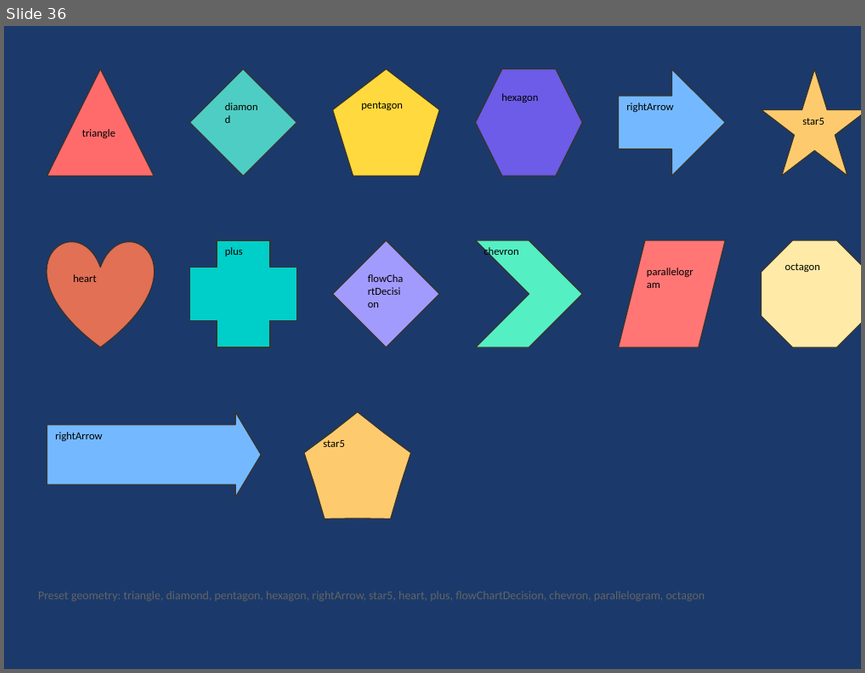
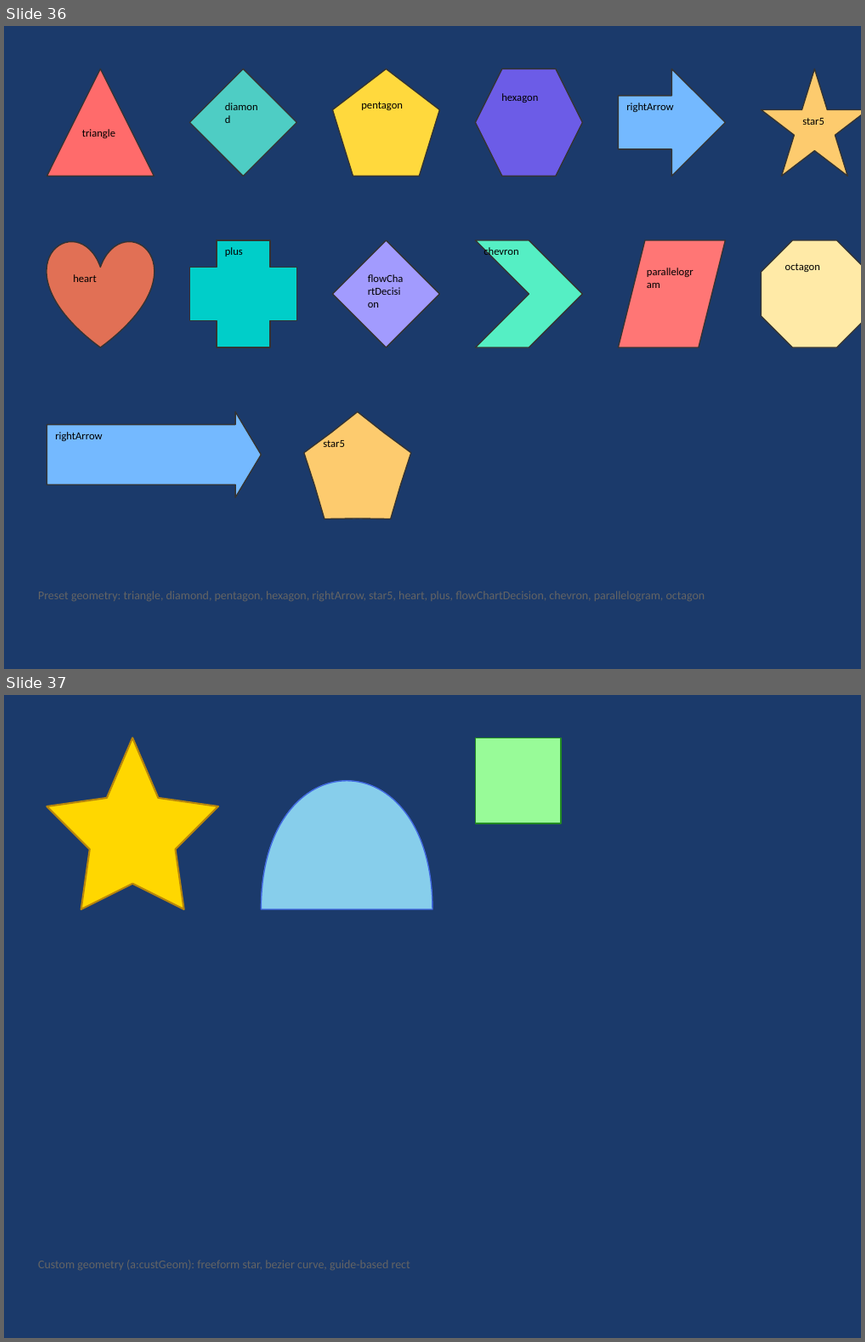
Before and after one commit to t-ujiie-g/pptx-svg, a slide deck: test_fixtures/test_features.pptx. Shown one above the other, each under a label of ours: slide 36 before the commit, slides 36 and 37 after it. The pictures are 865x673 and 865x1342 pixels, drawn with LibreOffice and Linux fonts; fonts in the diff are those of the drawing. Boxes give left, top, right and bottom in pixels: in the first picture for what was removed or moved away, otherwise in the second. Text is boxed around its words. In the diff, an @@ line names an element or a change of style, - is before the commit and + after.

```diff
--- a/test_fixtures/test_features.pptx
+++ b/test_fixtures/test_features.pptx
@@ slide 37 added at (x1=4, y1=695, x2=861, y2=1338), background #1B3A6B @@
@@ freeform shape added at (x1=46, y1=737, x2=218, y2=909), fill #FFD700, outline #B8860B 1.5 pt @@
@@ freeform shape added at (x1=261, y1=737, x2=432, y2=909), fill #87CEEB, outline #4169E1 1 pt @@
@@ freeform shape added at (x1=475, y1=737, x2=647, y2=909), fill #98FB98, outline #228B22 1 pt @@
@@ text added at (x1=38, y1=1259, x2=410, y2=1270), 10 pt, text #646464 @@
+Custom geometry (a:custGeom): freeform star, bezier curve, guide-based rect
```
Also in this commit, not shown: 17 other files.
